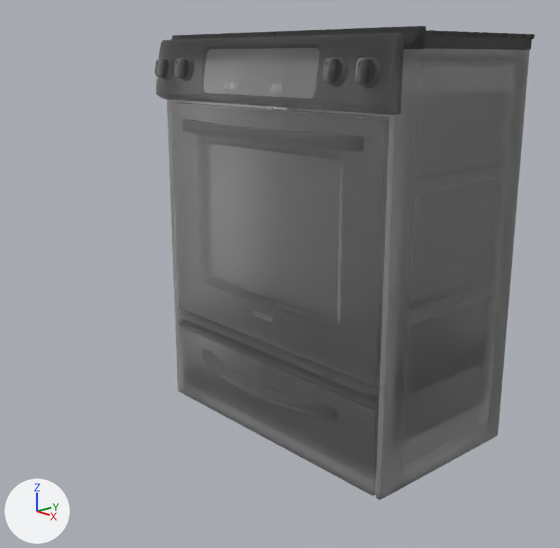
What one commit did to the Blender file resources/blend/stove_and_oven.blend.
Both versions are drawn from a 50 mm camera at (6.03, -5.64, 4.18) aimed at (0.09, -0.35, 1.98). Arrows for +X, +Y and +Z are at lower left; the lights stay in place. The first picture is the older version.

Names of what the first picture shows: 'drawer', 'oven_door', 'stove_and_oven'.
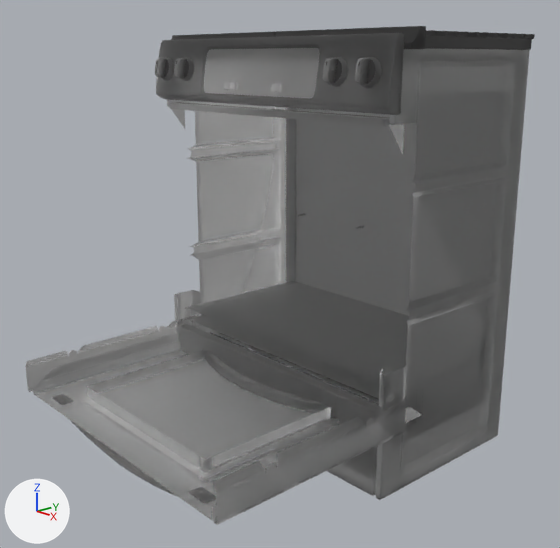
Where the change shows, as pixel boxes [x1, y1, x2, y2] in the pictures (560 x 548 px):
'oven_door', moved, turned
    before: [167, 107, 417, 409]
    after: [25, 314, 423, 525]

What the commit changed:
Object 'oven_door' (ob_oven_door) moves from (0.0, 0.0, 1.185) to (0.02, 0.0, 1.185).
Object 'oven_door' (ob_oven_door) turns from (0, 0, 0) to (91, 0, 0) degrees about x, y and z.
